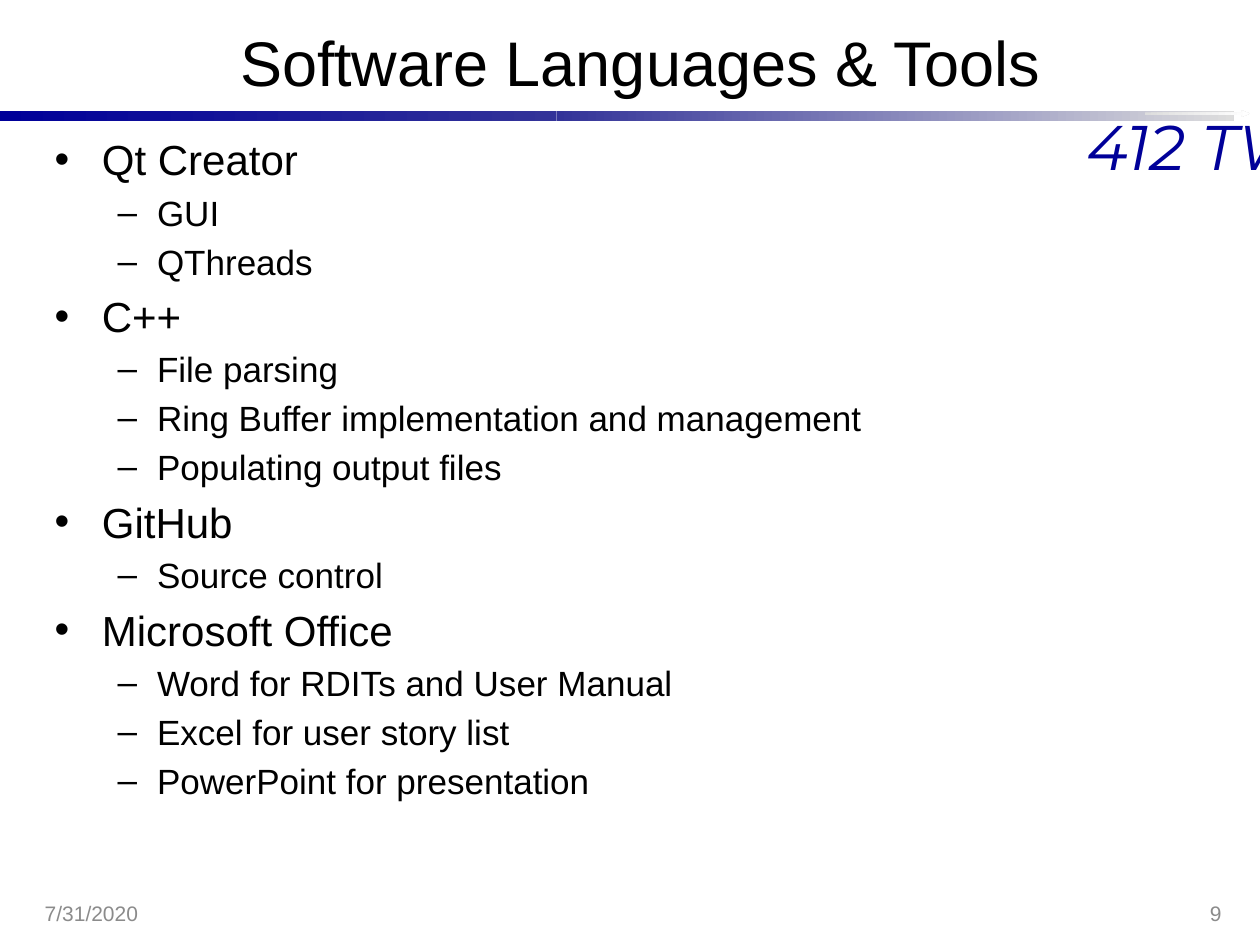
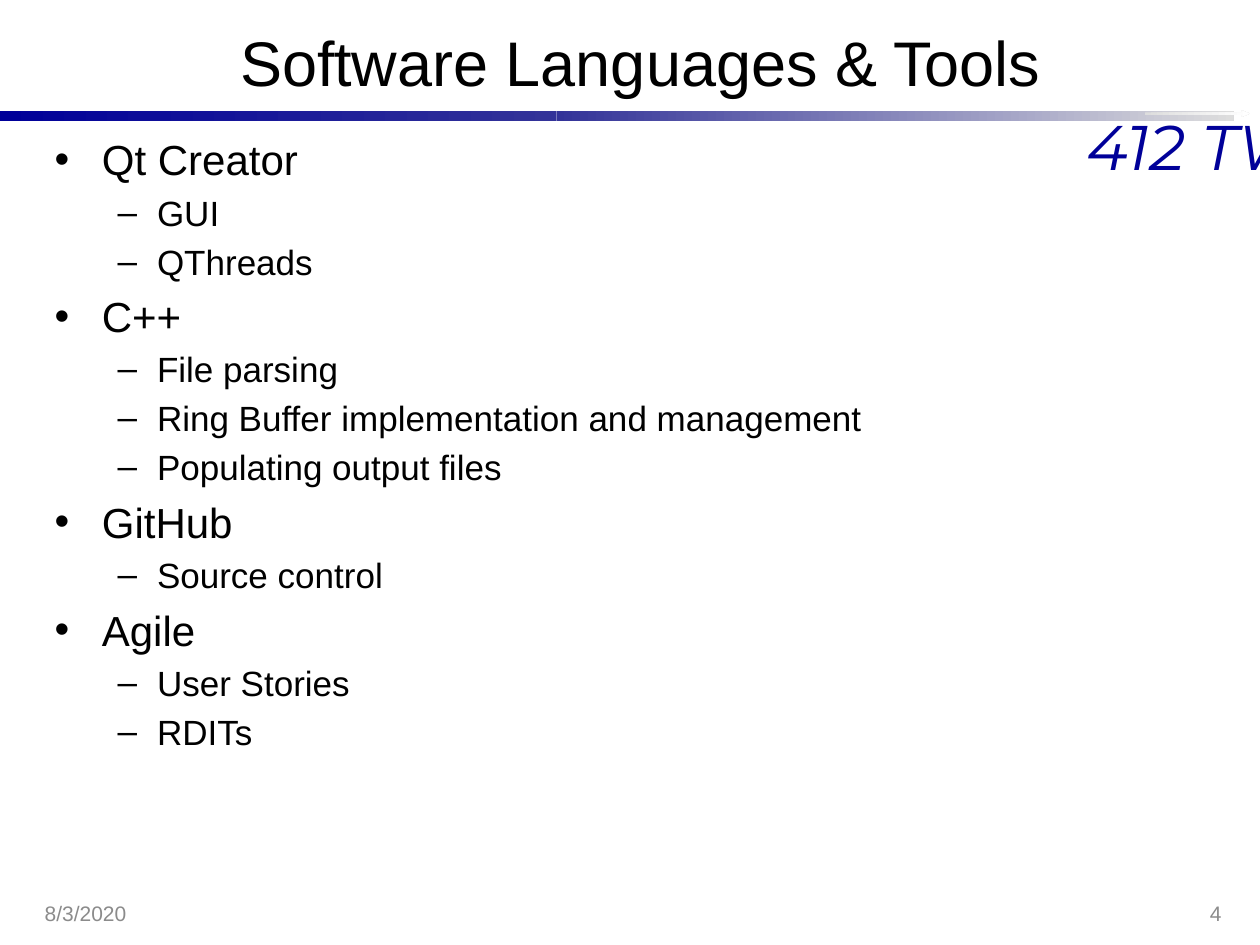
Before and after one commit to Hannsel101/PCIP_Intern_Proj_1, a slide deck: slide 4 of BestXYZ_Presentation.pptx (slide 9 before the commit). Drawn at 1260x945 pixels with LibreOffice and Linux fonts; fonts in the diff are those of the drawing; background and template pictures are left out. Boxes give left, top, right and bottom in pixels: in the first picture for what was removed or moved away, otherwise in the second. Text is boxed around its words. In the diff, an @@ line names an element or a change of style, - is before the commit and + after.

```diff
--- a/BestXYZ_Presentation.pptx
+++ b/BestXYZ_Presentation.pptx
@@ text at bbox=[102, 615, 350, 746]: text changed @@
-• Microsoft Office
-  – Word for RDITs and User Manual
-  – Excel for user story list
-  – PowerPoint for presentation
+• Agile
+  – User Stories
+  – RDITs
@@ text at bbox=[45, 906, 127, 921]: text changed @@
-7/31/2020
+8/3/2020
@@ page number at bbox=[1210, 906, 1222, 921]: text changed @@
-9
+4
```
Also in this commit, not shown: 12 other slides changed, 4 slides added, 6 other files.
